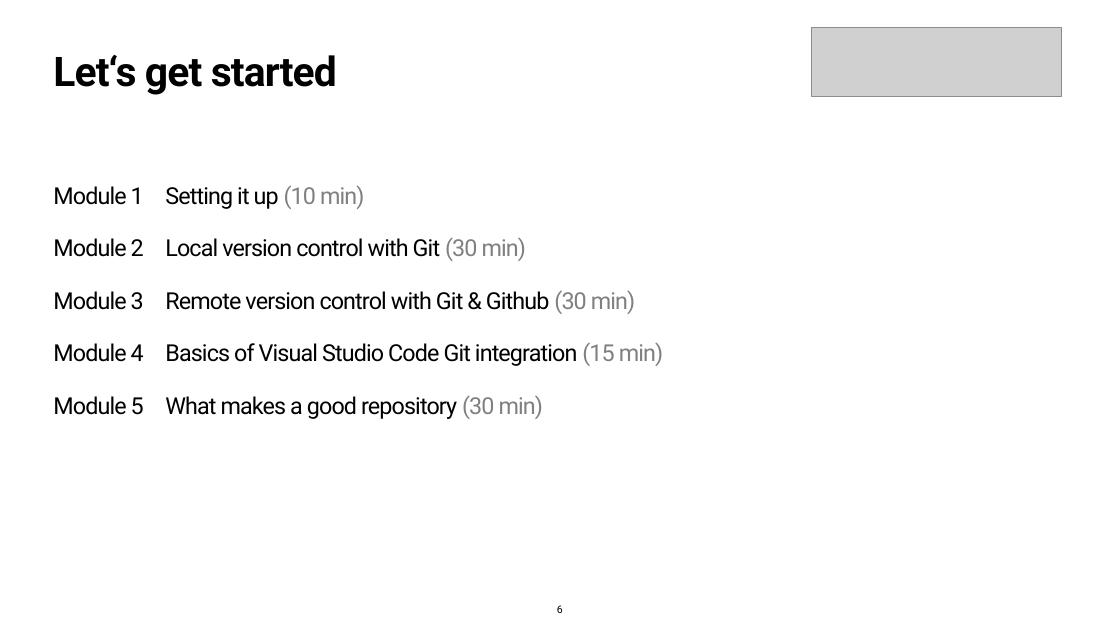
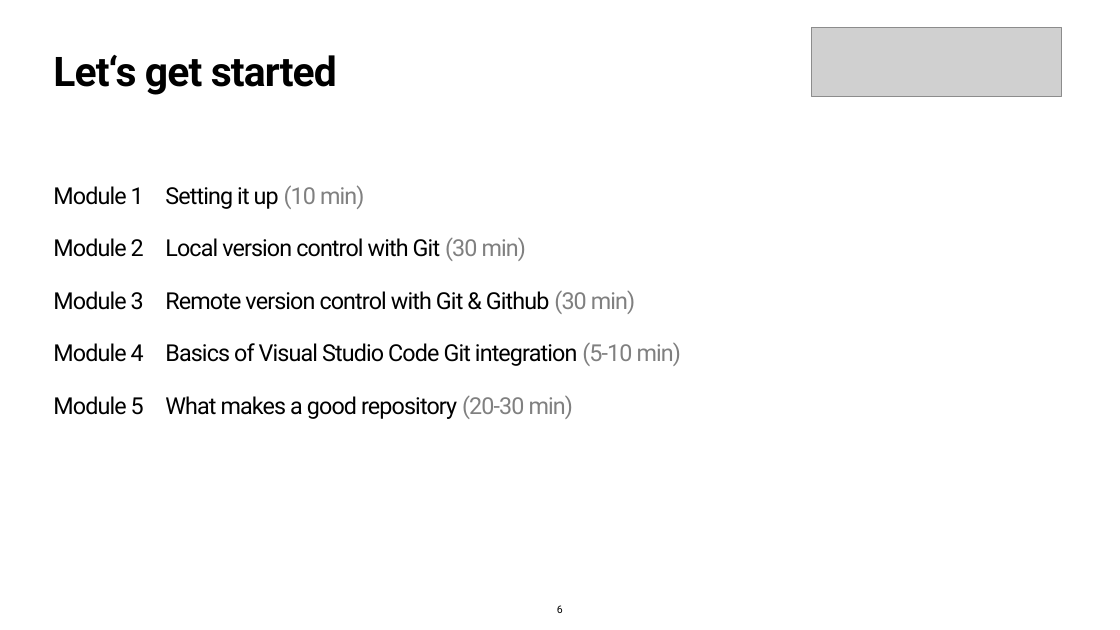
Before and after one commit to IEECR/Git-Github-Workshop, a slide deck: slide 6 of session_1/slides/slides_intro.pptx. Drawn at 1120x630 pixels with LibreOffice and Linux fonts; fonts in the diff are those of the drawing; grey boxes stand for pictures. Boxes give left, top, right and bottom in pixels: in the first picture for what was removed or moved away, otherwise in the second. Text is boxed around its words. In the diff, an @@ line names an element or a change of style, - is before the commit and + after.

```diff
--- a/session_1/slides/slides_intro.pptx
+++ b/session_1/slides/slides_intro.pptx
@@ text at <box>53,343,681,419</box>: text changed @@
-Module 4 Basics of Visual Studio Code Git integration (15 min)
-Module 5 What makes a good repository (30 min)
+Module 4 Basics of Visual Studio Code Git integration (5-10 min)
+Module 5 What makes a good repository (20-30 min)
```
Also in this commit, not shown: 1 other file.
